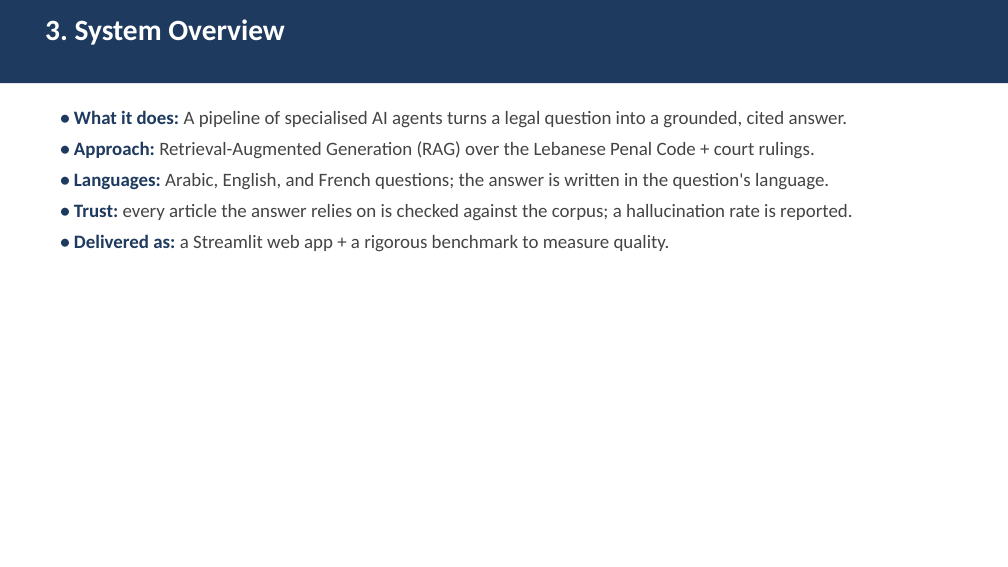
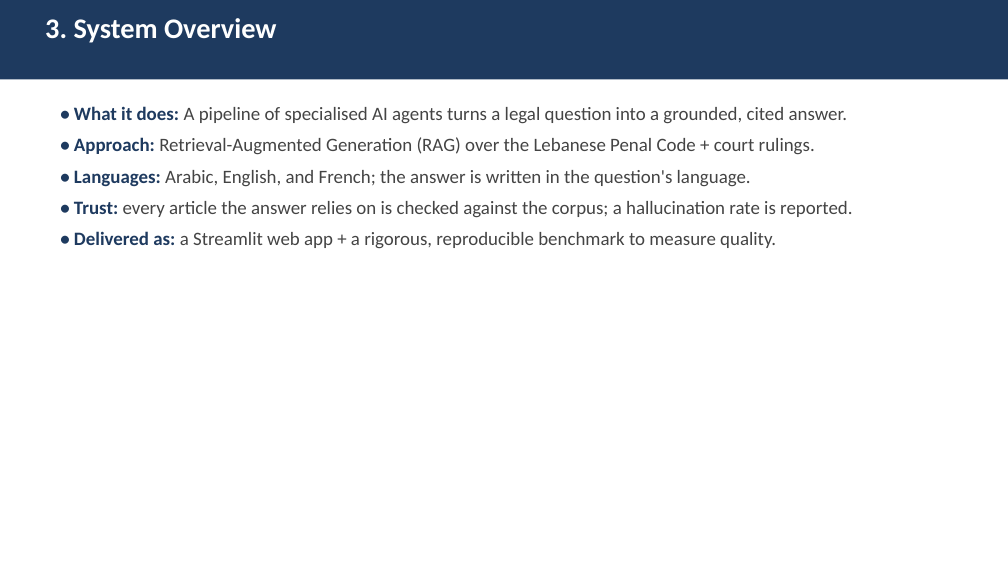
Before and after one commit to MohamadELOssman/legal_ai_agent, a slide deck: slide 4 of Legal_AI_Academic_Presentation.pptx. Drawn at 1008x567 pixels with LibreOffice and Linux fonts; fonts in the diff are those of the drawing. Boxes give left, top, right and bottom in pixels: in the first picture for what was removed or moved away, otherwise in the second. Text is boxed around its words. In the diff, an @@ line names an element or a change of style, - is before the commit and + after.

Commit message:
Expand academic presentation to 26 slides (prompts, judge, generation, source of truth)
Add dedicated detailed slides with real prompt excerpts:
- How agents are instructed (system prompts) + structured outputs & grounding rules
- Benchmark question generation (grounded process + generation prompt)
- The Evaluator Agent / LLM-as-judge (rubric, reference-free prompt)
- The Source-of-Truth reference answer (why it matters, reference-based prompt, mandatory)
Plus expanded architecture captions and workflow detail.

```diff
--- a/Legal_AI_Academic_Presentation.pptx
+++ b/Legal_AI_Academic_Presentation.pptx
@@ rectangle: place and size @@
-rectangle at (0,0,1008,83)
+rectangle at (0,0,1008,79)
@@ text "3. System Overview" at (45,18,277,43): size 28 to 27 pt @@
@@ text at (74,170,751,186): text changed @@
-• Languages: Arabic, English, and French questions; the answer is written in the question's language.
+• Languages: Arabic, English, and French; the answer is written in the question's language.
@@ text at (74,231,776,248): text changed @@
-• Delivered as: a Streamlit web app + a rigorous benchmark to measure quality.
+• Delivered as: a Streamlit web app + a rigorous, reproducible benchmark to measure quality.
```
Also in this commit, not shown: 19 other slides changed, 6 slides added, 1 slide removed, 1 other file.
